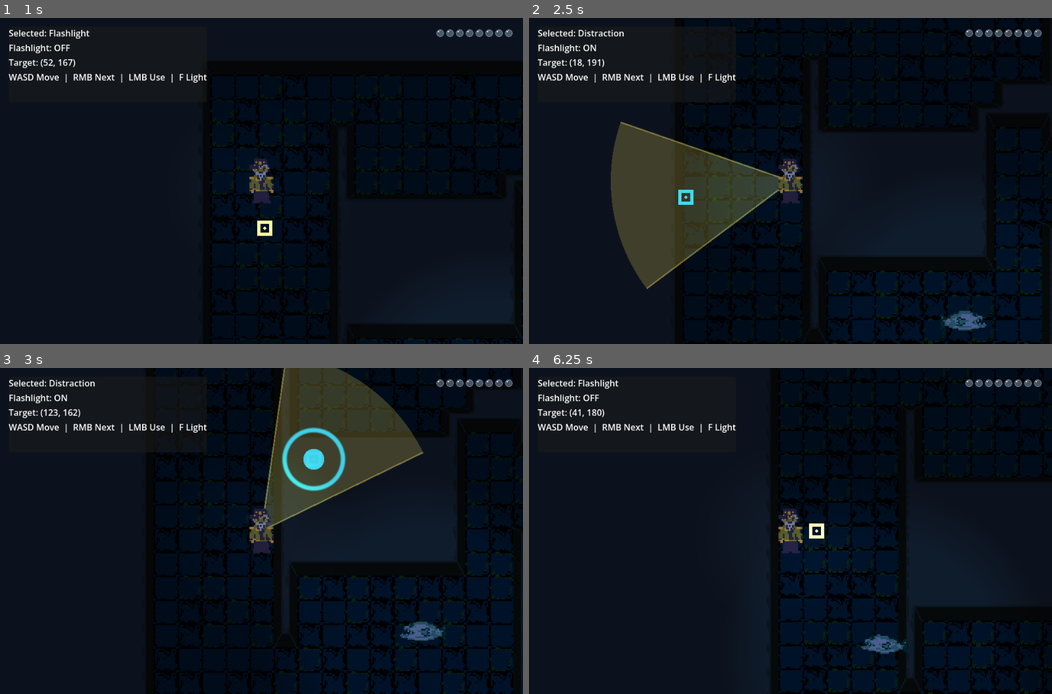
Above: before the commit, frames 1-4 (two rows, left to right).
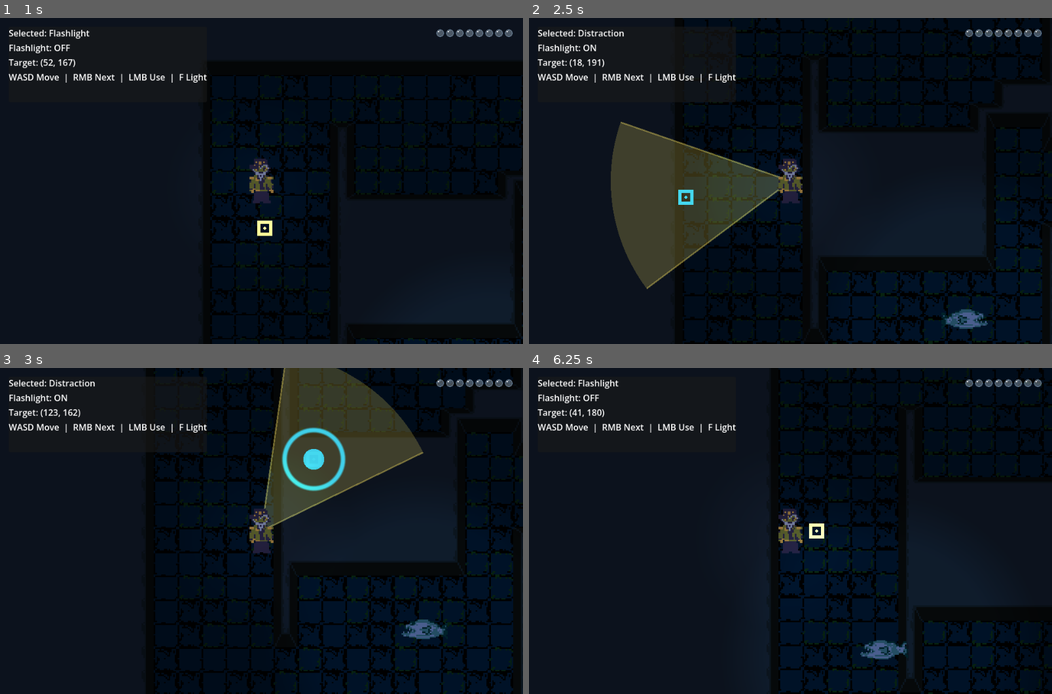
Above: after the commit, the same moments.

Repository: jablonskibrandan/GodotWild98
Game: Godot game, scene res://scenes/main_menu.tscn
The game is run twice, just before and just after one commit, with the same random seed, the same clock (stepped at 60 frames per second) and the same inputs. Sound files missing from this copy of the repository are replaced by a short silence.
Inputs (mouse positions are in pixels of both pictures, inside the frame that each line leads up to):
- Up to frame 1 (1 s): click "START" at 0.5 s
- Up to frame 2 (2.5 s): tap Enter at 1.25 s; move the mouse to (905, 164) at 1.27 s; hold D (move_right) 1.28-2.03 s; hold F (flashlight_toggle) 1.28-2.03 s; tap Space at 2 s; move the mouse to (685, 197) at 2.02 s; hold S (move_down) from 2.03 s (still down); right-click (685, 197) at 2.1 s
- Up to frame 3 (3 s): move the mouse to (313, 459) at 2.77 s; release S (move_down) at 2.78 s; press the mouse at (313, 459) at 2.78 s; hold D (move_right) from 2.78 s (still down)
- Up to frame 4 (6.25 s): move the mouse to (764, 596) at 3.52 s; release D (move_right) at 3.53 s; release the mouse at (764, 596) at 3.53 s; hold W (move_up) 3.53-4.28 s; tap F (flashlight_toggle) at 3.6 s; move the mouse to (947, 579) at 4.27 s; hold Right mouse button (tool_next) 4.28-5.03 s; hold A (move_left) 4.28-5.78 s; move the mouse to (633, 482) at 5.02 s; click (633, 482) at 5.1 s; tap Enter at 5.75 s; move the mouse to (816, 531) at 5.77 s; hold S (move_down) from 5.78 s (still down); hold F (flashlight_toggle) from 5.78 s (still down)

Frame 1 is identical in both runs. In frame 2, 0.2% of the frame differs, in the area x 78-88%, y 89-96%; in frame 3, 0.3%; in frame 4, 0.4%, in the area x 63-73%, y 81-90%.

Commit message:
monster vision logic - additional tuning

Diff:
--- a/scenes/monster.tscn
+++ b/scenes/monster.tscn
@@ -114,17 +114,15 @@
 
 [sub_resource type="CapsuleShape2D" id="CapsuleShape2D_wd5ij"]
 radius = 7.0
-height = 18.0
+height = 19.0
 
 [node name="Monster" type="CharacterBody2D" unique_id=447894495]
 collision_layer = 8
 collision_mask = 9
 script = ExtResource("1_1cbnp")
-radius = 8.0
 
 [node name="TargetFinder" type="Node2D" parent="." unique_id=1955017602]
 script = ExtResource("2_c47ug")
-vision = 90.0
 
 [node name="NavigationAgent2D" type="NavigationAgent2D" parent="." unique_id=1754214499]
 path_desired_distance = 5.0
--- a/scripts/monsters/base_monster.gd
+++ b/scripts/monsters/base_monster.gd
@@ -1,7 +1,7 @@
 class_name BaseMonster
 extends CharacterBody2D
 
-@export_range(1.0, 100.0, 1.0) var radius: float = 10.0
+@export_range(1.0, 100.0, 1.0) var radius: float = 9.0
 @export_range(1.0, 1000.0, 1.0) var chase_speed: float = 50.0
 @export_range(1.0, 1000.0, 1.0) var wander_speed: float = 10.0
 @export_range(1.0, 100.0, 1.0) var wander_distance: float = 60.0
--- a/scripts/monsters/monster_target_finder.gd
+++ b/scripts/monsters/monster_target_finder.gd
@@ -2,7 +2,7 @@
 extends Node2D
 
 # distance monster can see
-@export_range(0.0, 200.0, 1.0) var vision: float = 120.0
+@export_range(0.0, 200.0, 1.0) var vision: float = 100.0
 #field of vision (degrees)
 @export_range(45.0, 360.0, 45.0) var field_of_vision: float = 270.0
 #how far in front of monster to have vision
@@ -43,7 +43,7 @@
 		var focus_vision := vision
 		if player.get_instance_id() == chosen_target:
 			focus_vision *= (1 + focus)
-		if distance <= focus_vision && has_line_of_sight(player):
+		if distance <= focus_vision && (distance <= radius*3 || has_line_of_sight(player)):
 			var priority := int((focus_vision-distance))
 			notice(player, priority)
 
